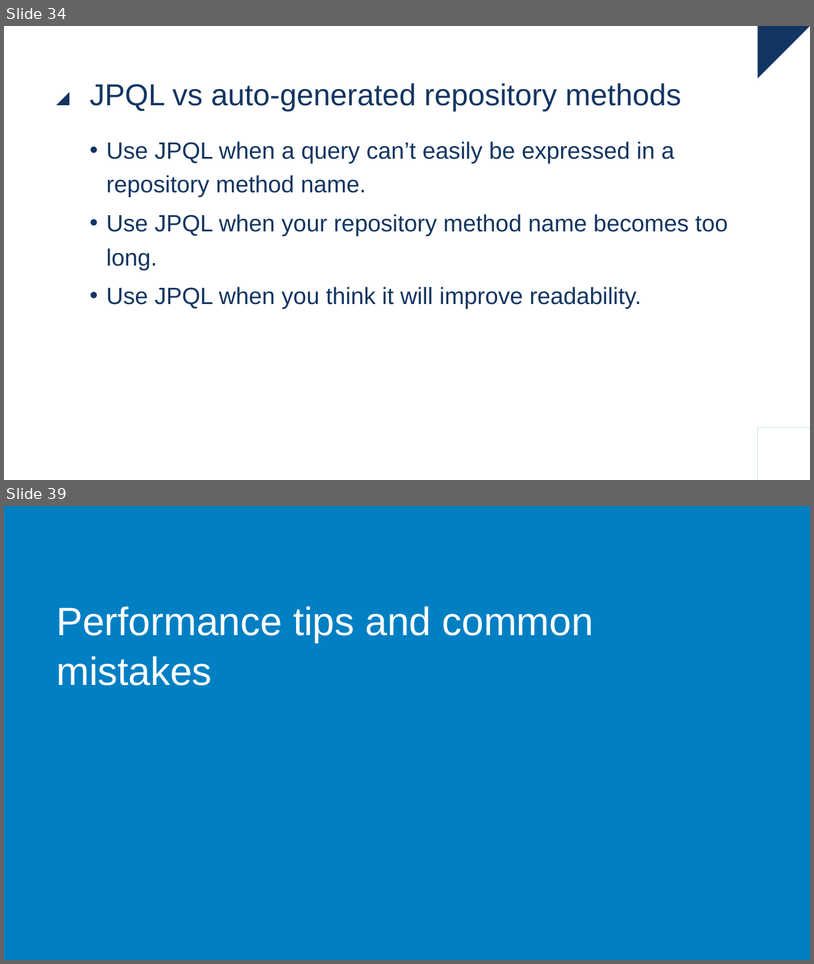
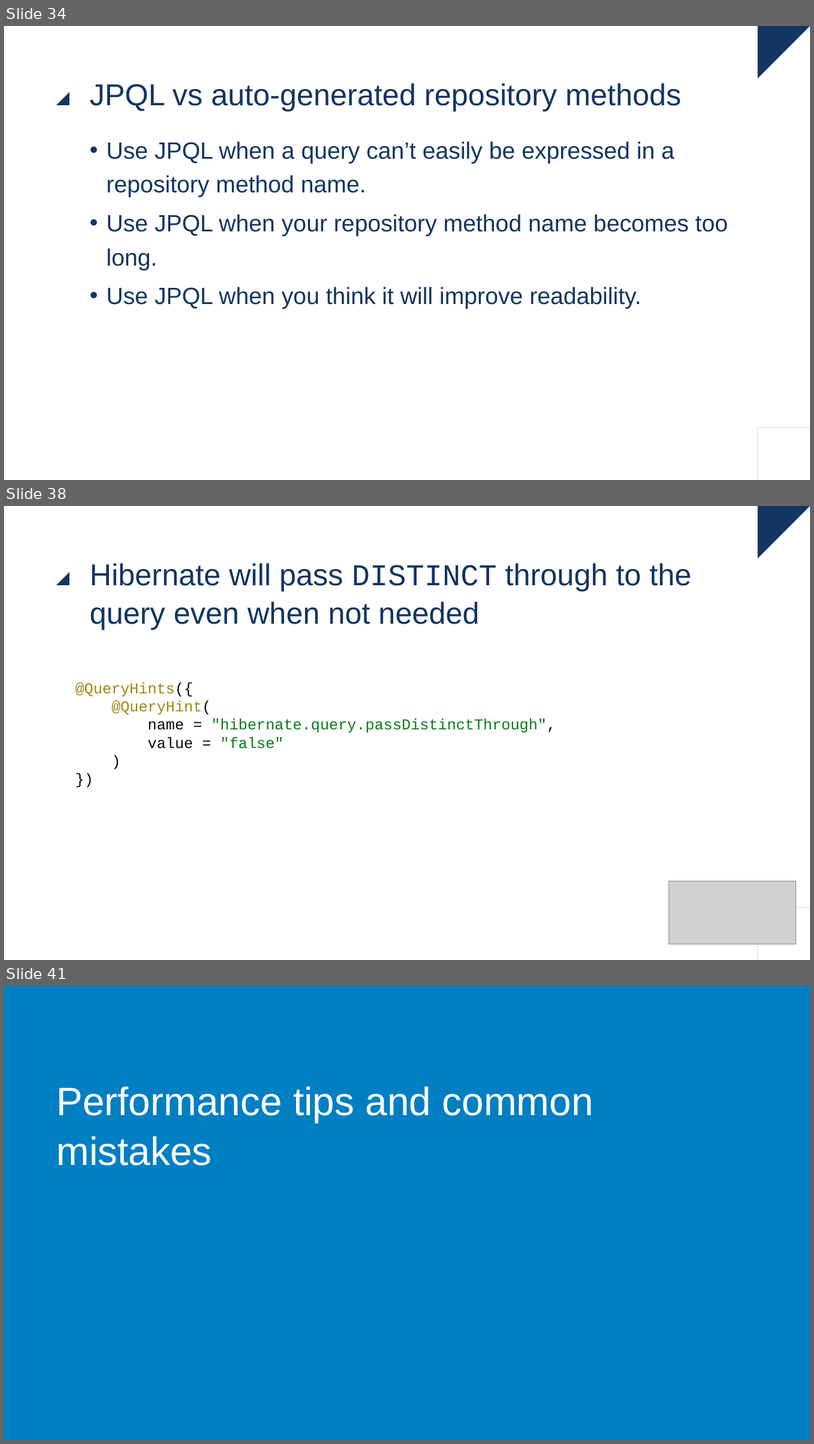
Before and after one commit to raoulvdberge/jpa-with-hibernate, a slide deck: slides.pptx. Shown one above the other, each under a label of ours: slides 34 and 39 before the commit, slides 34, 38 and 41 after it; the slides between them are not shown. The pictures are 814x964 and 814x1444 pixels, drawn with LibreOffice and Linux fonts; fonts in the diff are those of the drawing; grey boxes stand for pictures; background and template pictures are left out. Boxes give left, top, right and bottom in pixels: in the first picture for what was removed or moved away, otherwise in the second. Text is boxed around its words. In the diff, an @@ line names an element or a change of style, - is before the commit and + after.

Commit message:
Update slides for cartesian product problem and use passDistinctThrough query hint

```diff
--- a/slides.pptx
+++ b/slides.pptx
@@ slide 38 added at (x1=4, y1=506, x2=810, y2=960), background #FFFFFF; not listed: 4 template elements that a slide beside it also shows @@
@@ title added at (x1=90, y1=563, x2=692, y2=630), 36 pt, text #133561 @@
+Hibernate will pass DISTINCT through to the query even when not needed
@@ text added at (x1=75, y1=682, x2=557, y2=748), 18 pt, text #067D17 @@
+@QueryHints({
+@QueryHint(
+name = "hibernate.query.passDistinctThrough",
+value = "false"
+)
+})
@@ picture added at (x1=669, y1=880, x2=797, y2=943) @@
@@ what was slide 39 is now slide 41 @@
```
Also in this commit, not shown: 13 slides changed, 1 other slide added, 3 other files.
